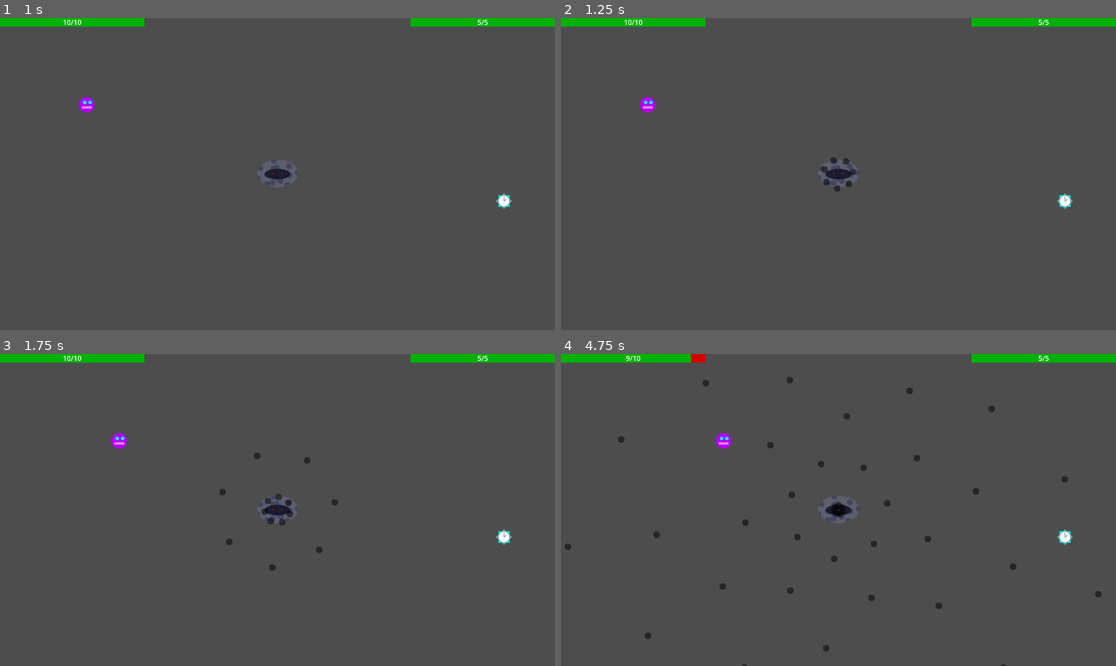
Above: before the commit, frames 1-4 (two rows, left to right).
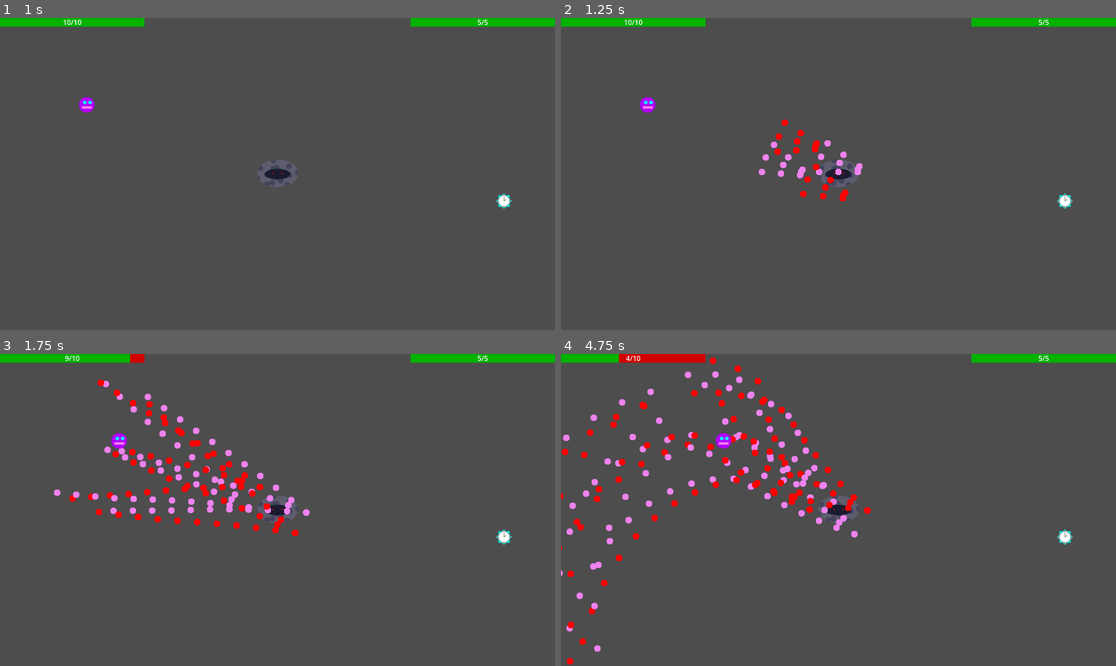
Above: after the commit, the same moments.

Repository: Antoine-Lagache/GameJam_2025
Game: Godot game, scene res://scene/start_menu.tscn
Same seed, same stepped clock (60 frames per second), same inputs: the game is played once before the commit and once after it.
Inputs (mouse positions are in pixels of both pictures, inside the frame that each line leads up to):
- Up to frame 1 (1 s): click "Start Game" at 0.5 s
- Up to frame 2 (1.25 s): no input
- Up to frame 3 (1.75 s): move the mouse to (399, 494) at 1.27 s; hold Right (right) from 1.28 s (still down); hold Shift from 1.28 s (still down)
- Up to frame 4 (4.75 s): move the mouse to (727, 525) at 2.02 s; release Right (right) at 2.03 s; release Shift at 2.03 s; hold Down (down) 2.03-2.78 s; tap Shift at 2.1, 3.6 s; move the mouse to (894, 441) at 2.77 s; hold Right (right) 2.78-3.53 s; hold Shift 2.78-3.53 s; move the mouse to (810, 572) at 3.52 s; hold Up (up) 3.53-4.28 s; move the mouse to (1005, 556) at 4.27 s; hold Left (left) from 4.28 s (still down); hold Shift from 4.28 s (still down)

Frame 1 is identical in both runs. In frame 2, 0.8% of the frame differs, in the area x 35-55%, y 32-59%; in frame 3, 2.8%; in frame 4, 4.3%, in the area x 0-98%, y 0-100%.

Commit message:
patterns

Diff:
--- a/gamejame/script/mechant.gd
+++ b/gamejame/script/mechant.gd
@@ -5,7 +5,7 @@
 var pattern_path = load("res://scene/pattern.tscn")
 var bullet_limit:int = 100
 var pattern = pattern_path.instantiate()
-var max_pattern = 12
+var max_pattern = 14
 @onready var boss_hit_sound: AudioStreamPlayer2D = $BossHitSound
 var number_of_flash: int
 
--- a/gamejame/script/pattern.gd
+++ b/gamejame/script/pattern.gd
@@ -46,9 +46,9 @@
 		12:
 			pattern_12()
 		13:
-			pass
+			pattern_13()
 		14:
-			pass
+			pattern_14()
 		15:
 			pass
 		16:
@@ -110,7 +110,7 @@
 			new_bullet.color = Color("cyan")
 			new_bullet.homing = true
 			add_child(new_bullet)
-		await get_tree().create_timer(1.0).timeout # on veut faire un tour en une seconde
+		await get_tree().create_timer(0.2).timeout # on veut faire un tour en une seconde
 
 
 
@@ -255,3 +255,51 @@
 				add_child(new_bullet)
 			angle += PI/circle_size
 		await get_tree().create_timer(0.5).timeout
+
+func pattern_13(): # reversed spinning???
+	await get_tree().create_timer(0.5).timeout # On evite le spawn kill au chgt de pattern
+	var angle = randf_range(0,2*PI)
+	var r = 10
+	while(pattern_id == 13):
+		if len(get_tree().get_nodes_in_group("bullet")) < bullet_limit and Global.time_speed:
+			var circle_size = 3
+			for i in range(circle_size):
+				var new_bullet:Node = bullet.instantiate()
+				new_bullet.speed = 300
+				new_bullet.color = Color("violet")
+				var dis_angle = angle + i*2*PI/circle_size
+				new_bullet.position += r*Vector2.from_angle(dis_angle)
+				new_bullet.direction = dis_angle + PI
+				add_child(new_bullet)
+			angle += 0.2
+			r += 5
+		await get_tree().create_timer(0.05).timeout
+
+func pattern_14(): # grand gignol zano kaichi
+	await get_tree().create_timer(0.5).timeout # On evite le spawn kill au chgt de pattern
+	player =  get_tree().get_nodes_in_group("player")[0]
+	var angle1 = randf_range(0,2*PI)
+	var angle2 = randf_range(0,2*PI)
+	while(pattern_id == 14):
+		if len(get_tree().get_nodes_in_group("bullet")) < bullet_limit:
+			var circle_size = 2
+			for i in range(circle_size):
+				for j in range(3):
+					var new_bullet:Node = bullet.instantiate()
+					new_bullet.speed = 1000
+					new_bullet.color = Color("violet")
+					add_child(new_bullet)
+					new_bullet.position += 100*Vector2.from_angle(angle1 + i*PI*2/circle_size)
+					new_bullet.direction = new_bullet.global_position.angle_to_point(player.position) - PI/10 + j*PI/10
+
+				for j in range(3):
+					var new_bullet:Node = bullet.instantiate()
+					new_bullet.speed = 1000
+					new_bullet.color = Color("red")
+					add_child(new_bullet)
+					new_bullet.global_position += 100*Vector2.from_angle(angle2 + i*PI*2/circle_size)
+					new_bullet.direction = new_bullet.global_position.angle_to_point(player.position) - PI/10 + j*PI/10
+
+			angle1 += 0.02
+			angle2 -= 0.02
+		await get_tree().create_timer(0.05).timeout
--- a/gamejame/script/time.gd
+++ b/gamejame/script/time.gd
@@ -4,7 +4,7 @@
 var player:Node
 var mechant:Node
 var screen = DisplayServer.window_get_size()
-var dist_min = 150
+var dist_min = 250
 var retro_position = Vector2(100,100)
 @onready var player_shade:Sprite2D = $"./Sprite2D"
 @onready var shader_material = $Inversion_shader.material
@@ -49,7 +49,7 @@
 	$Timer_bar.visible = false
 	shader_material.set_shader_parameter("invert", false)
 	player_shade.visible = false
-	player.position = retro_position
+	# player.position = retro_position
 	player.i_frames = 30
 	player.flash_start()
 	spawn_time_stop()
